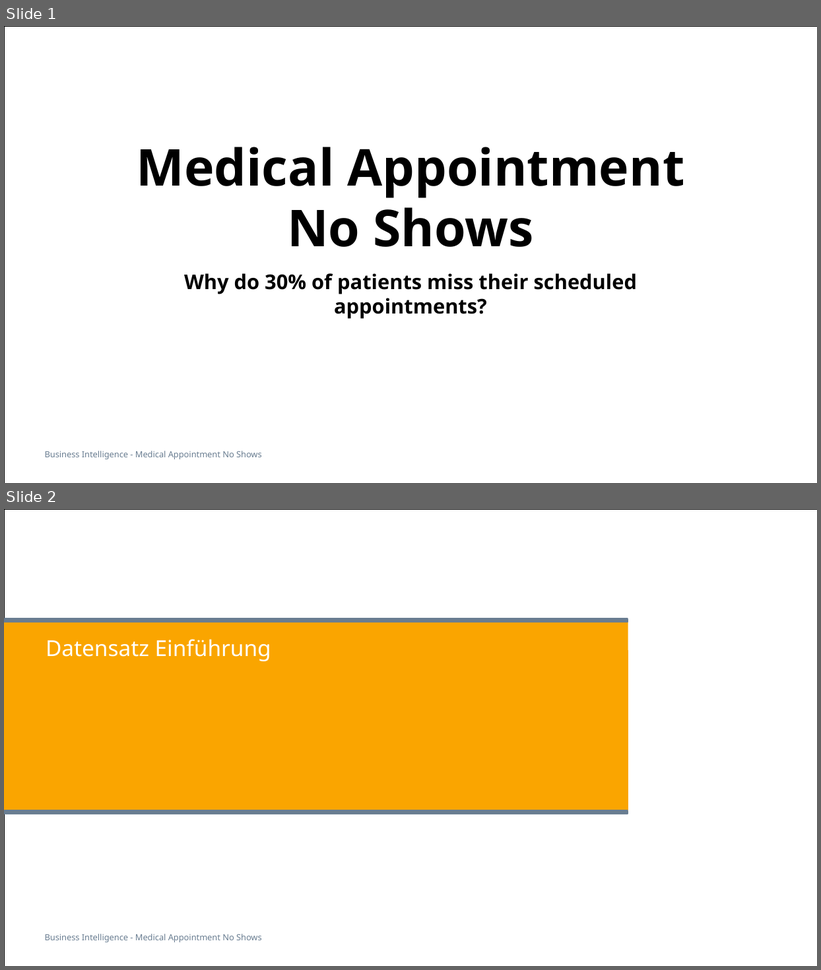
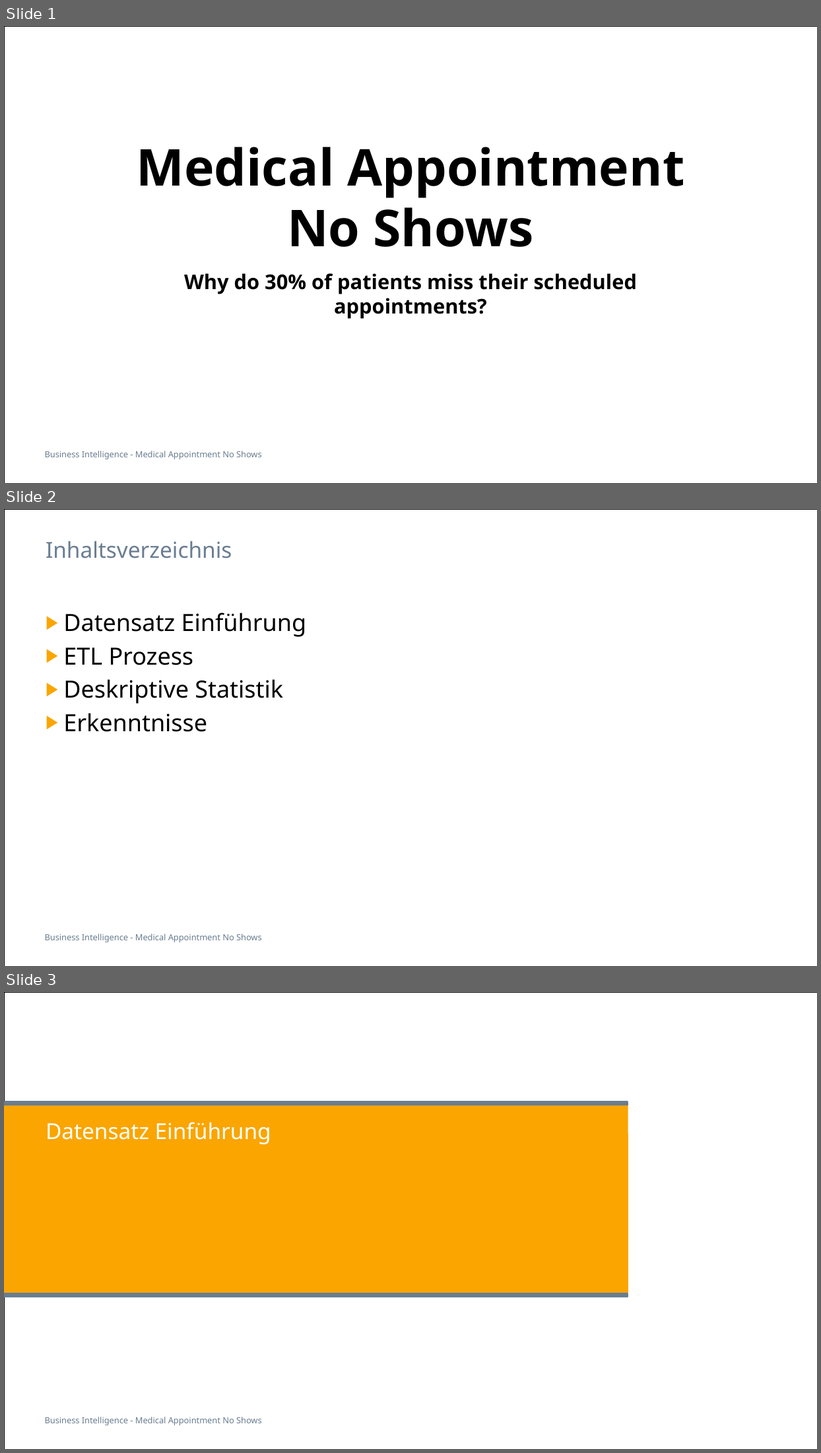
Before and after one commit to soldiervinz/BI_AppointmentShowUp, a slide deck: Medical Appointment No Shows.pptx. Shown one above the other, each under a label of ours: slides 1 and 2 before the commit, slides 1, 2 and 3 after it. The pictures are 821x970 and 821x1453 pixels, drawn with LibreOffice and Linux fonts; fonts in the diff are those of the drawing. Boxes give left, top, right and bottom in pixels: in the first picture for what was removed or moved away, otherwise in the second. Text is boxed around its words. In the diff, an @@ line names an element or a change of style, - is before the commit and + after.

```diff
--- a/Medical Appointment No Shows.pptx
+++ b/Medical Appointment No Shows.pptx
@@ slide 2 added at <box>4,509,817,966</box>, background #FFFFFF; not listed: 2 template elements that a slide beside it also shows @@
@@ title added at <box>46,541,232,559</box>, 26 pt, text #697D91 @@
+Inhaltsverzeichnis
@@ text added at <box>63,613,306,732</box>, 28 pt, text #000000 @@
+▶ Datensatz Einführung
+▶ ETL Prozess
+▶ Deskriptive Statistik
+▶ Erkenntnisse
@@ what was slide 2 is now slide 3 @@
```
Also in this commit, not shown: 4 slides changed, 1 other file.
